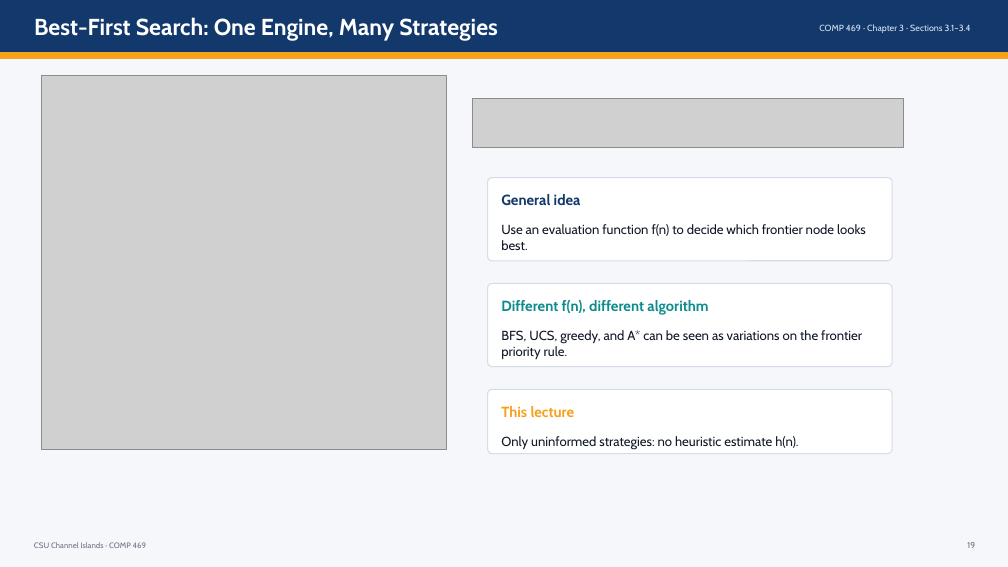
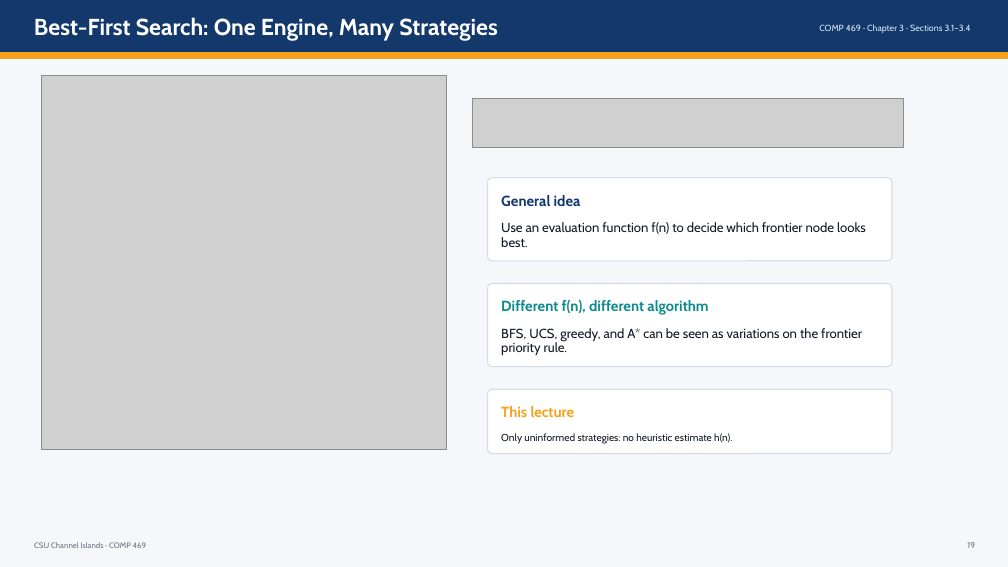
Before and after one commit to DrNatas/Comp_469, a slide deck: slide 19 of Fall 2026/L03 - Uniformed Search/COMP469_Chapter3_Sections_3_1_to_3_4_CSUCI.pptx. Drawn at 1008x567 pixels with LibreOffice and Linux fonts; fonts in the diff are those of the drawing; grey boxes stand for pictures. Boxes give left, top, right and bottom in pixels: in the first picture for what was removed or moved away, otherwise in the second. Text is boxed around its words. In the diff, an @@ line names an element or a change of style, - is before the commit and + after.

```diff
--- a/Fall 2026/L03 - Uniformed Search/COMP469_Chapter3_Sections_3_1_to_3_4_CSUCI.pptx
+++ b/Fall 2026/L03 - Uniformed Search/COMP469_Chapter3_Sections_3_1_to_3_4_CSUCI.pptx
@@ text "Use an evaluation function f(n) ..." at bbox=[501, 222, 866, 247]: line spacing 1 to 0.9 @@
@@ text "BFS, UCS, greedy, and A* ..." at bbox=[501, 328, 862, 356]: line spacing 1 to 0.9 @@
@@ text "Only uninformed strategies: no heuristic ..." at bbox=[501, 433, 732, 443]: size 12.5 to 9.7 pt; line spacing 1 to 0.8 @@
```
Also in this commit, not shown: 18 other slides changed.
